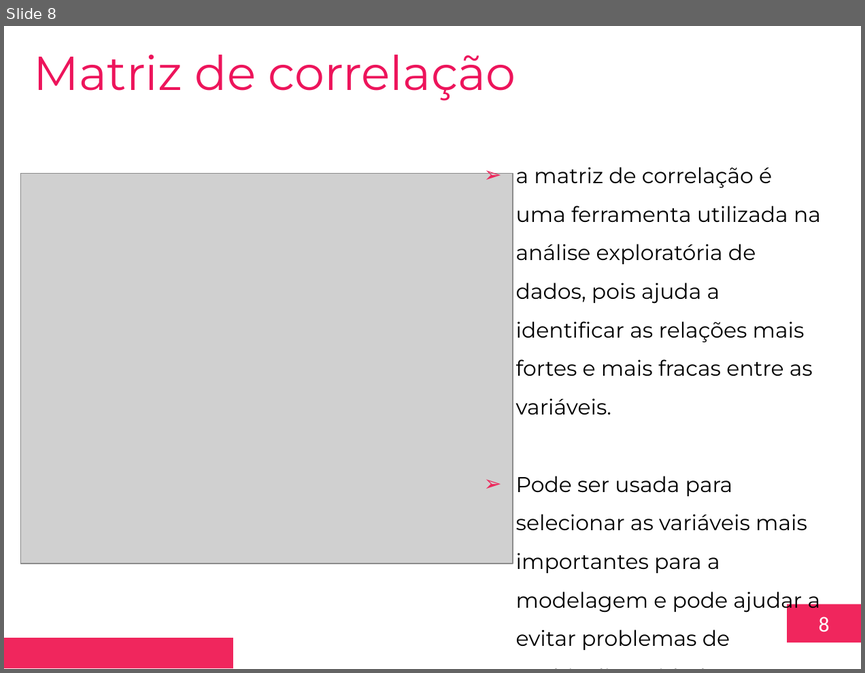
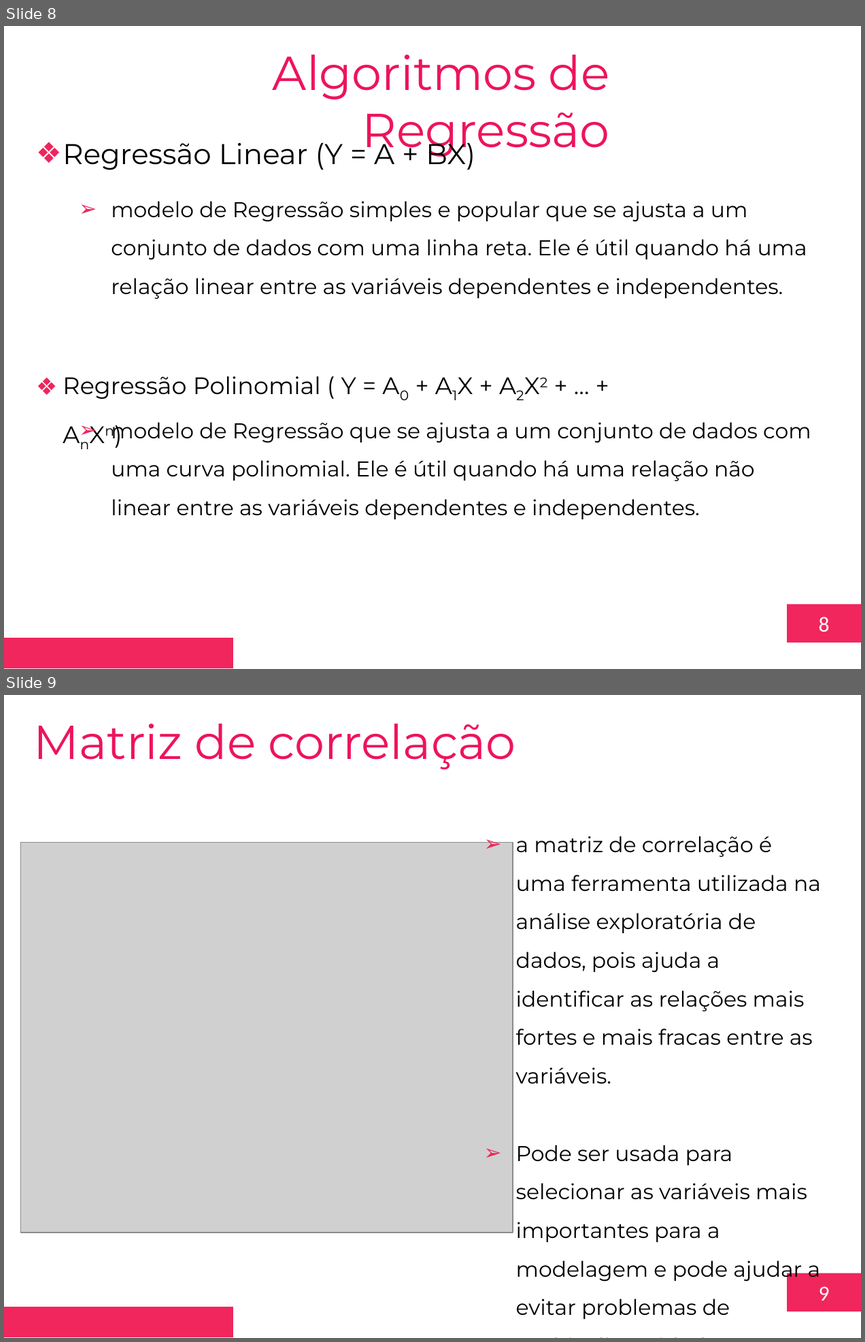
Before and after one commit to toyusan/aula-fiap-disruptive-archs, a slide deck: Aula 05/2023.03.09 Aula 05 – Modelos de aprendizado supervisionados – Regressão v1.pptx. Shown one above the other, each under a label of ours: slide 8 before the commit, slides 8 and 9 after it. The pictures are 865x673 and 865x1342 pixels, drawn with LibreOffice and Linux fonts; fonts in the diff are those of the drawing; grey boxes stand for pictures; background and template pictures are left out. Boxes give left, top, right and bottom in pixels: in the first picture for what was removed or moved away, otherwise in the second. Text is boxed around its words. In the diff, an @@ line names an element or a change of style, - is before the commit and + after.

```diff
--- a/Aula 05/2023.03.09 Aula 05 – Modelos de aprendizado supervisionados – Regressão v1.pptx
+++ b/Aula 05/2023.03.09 Aula 05 – Modelos de aprendizado supervisionados – Regressão v1.pptx
@@ slide 8 added at (x1=4, y1=26, x2=861, y2=669), background #FFFFFF; not listed: 2 template elements that a slide beside it also shows @@
@@ text added at (x1=273, y1=55, x2=610, y2=159), 40 pt, text #ED145B @@
+Algoritmos de Regressão
@@ text added at (x1=62, y1=136, x2=475, y2=170), 24 pt, text #000000 @@
+❖ Regressão Linear (Y = A + BX)
@@ text added at (x1=111, y1=201, x2=807, y2=299), 18 pt, text #000000 @@
+  ➢ modelo de Regressão simples e popular que se ajusta a um conjunto de dados com uma linha reta. Ele é útil quando há uma relação linear entre as variáveis dependentes e independentes.
@@ text added at (x1=62, y1=376, x2=356, y2=399), 20 pt, text #000000 @@
+❖ Regressão Polinomial ( Y = A0 + A1X + A2X2 + … + AnXn)
@@ text added at (x1=111, y1=422, x2=811, y2=519), 18 pt, text #000000 @@
+  ➢ modelo de Regressão que se ajusta a um conjunto de dados com uma curva polinomial. Ele é útil quando há uma relação não linear entre as variáveis dependentes e independentes.
@@ what was slide 8 is now slide 9 @@
@@ page number at (x1=819, y1=1286, x2=830, y2=1300): text changed @@
-8
+9
```
Also in this commit, not shown: 1 other file.
